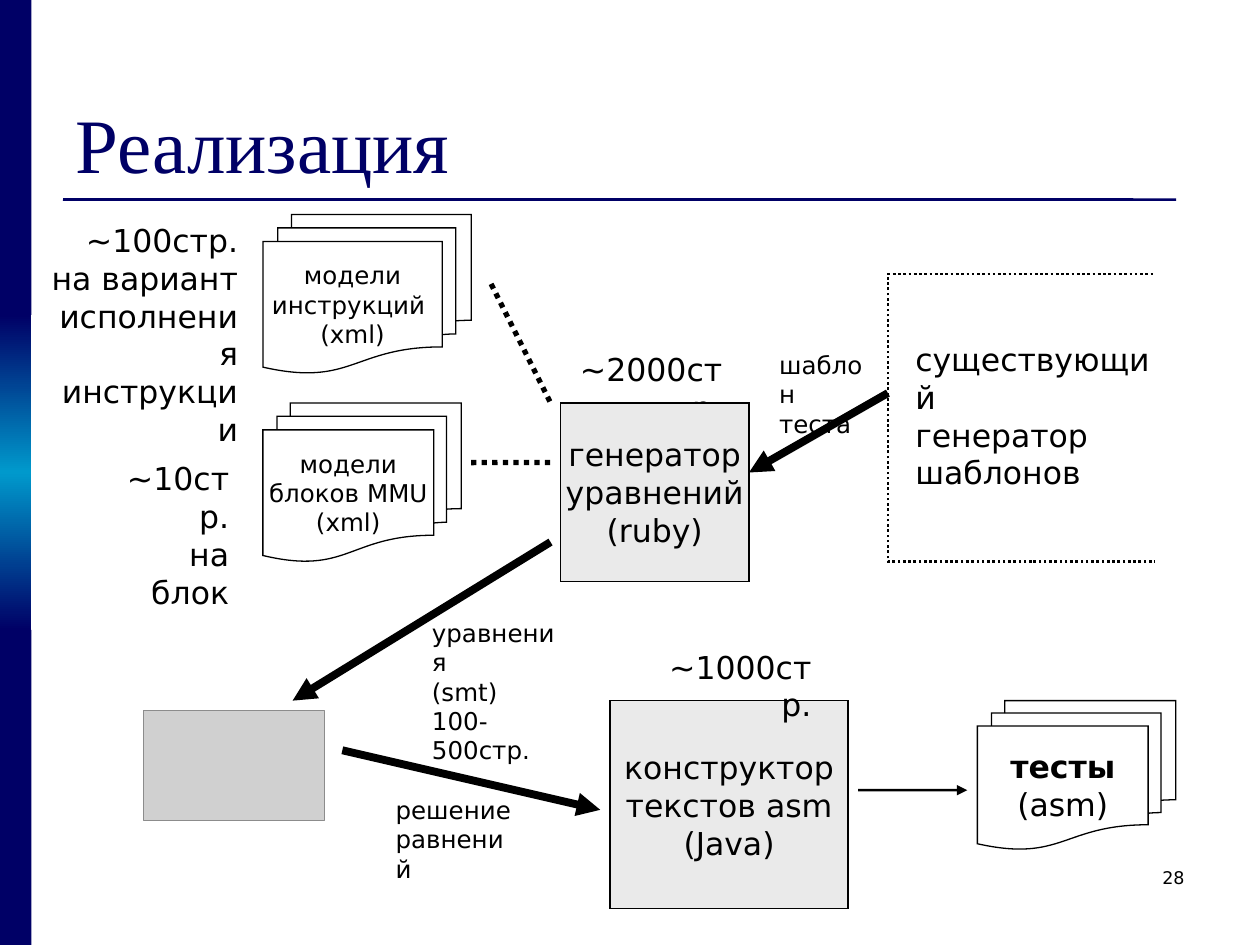
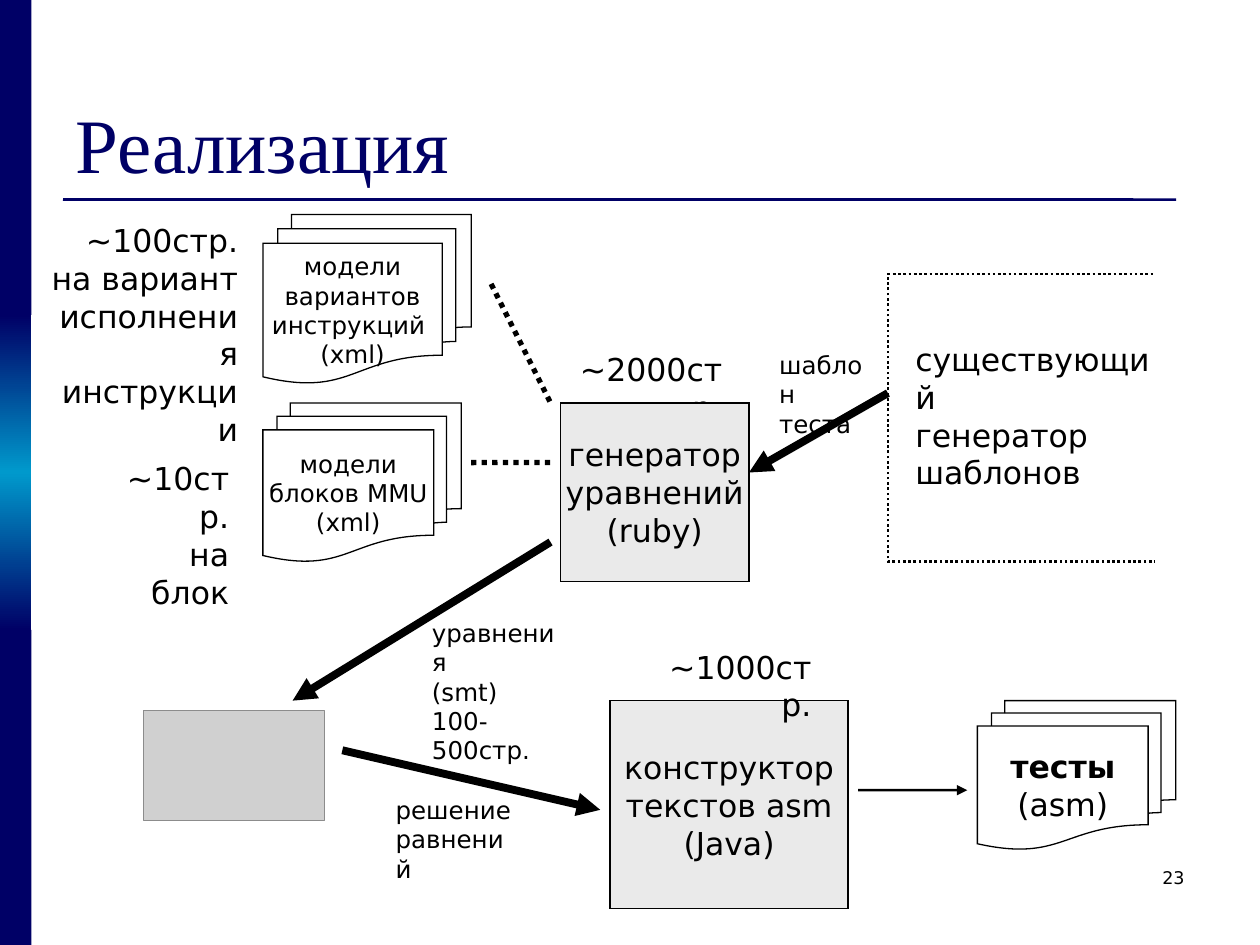
Before and after one commit to kornevgen/tesla-project, a slide deck: slide 23 of papers/THESIS/talks/pred/prethesis9.ppt (slide 28 before the commit). Drawn at 1260x945 pixels with LibreOffice and Linux fonts; fonts in the diff are those of the drawing; grey boxes stand for pictures. Boxes give left, top, right and bottom in pixels: in the first picture for what was removed or moved away, otherwise in the second. Text is boxed around its words. In the diff, an @@ line names an element or a change of style, - is before the commit and + after.

```diff
--- a/papers/THESIS/talks/pred/prethesis9.ppt
+++ b/papers/THESIS/talks/pred/prethesis9.ppt
@@ flow chart multidocument "модели вариантов инструкций": place and size @@
-flow chart multidocument "модели вариантов инструкций" at box(263, 214, 471, 373)
+flow chart multidocument "модели вариантов инструкций" at box(263, 214, 471, 383)
@@ text in flow chart multidocument at box(272, 261, 425, 339): text changed @@
-модели
-инструкций
+модели
+вариантов
+инструкций
@@ page number at box(1162, 871, 1184, 885): text changed @@
-28
+23
```
Also in this commit, not shown: 21 other slides changed, 1 slide added, 4 slides removed.
